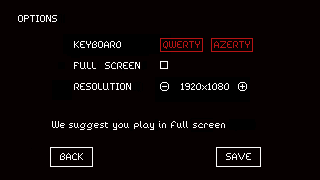
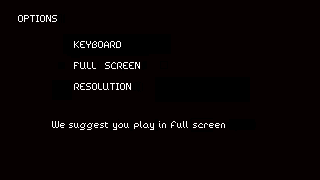
Two versions of the same layered image (w=320, h=180). Layer-by-layer changes:
hid "Calque #4" over box(160, 38, 253, 52)
hid "Calque #3", painted on it over box(116, 38, 253, 52)
hid "Calque #2" over box(31, 147, 261, 167)
hid "Layer" over box(160, 61, 247, 91)
